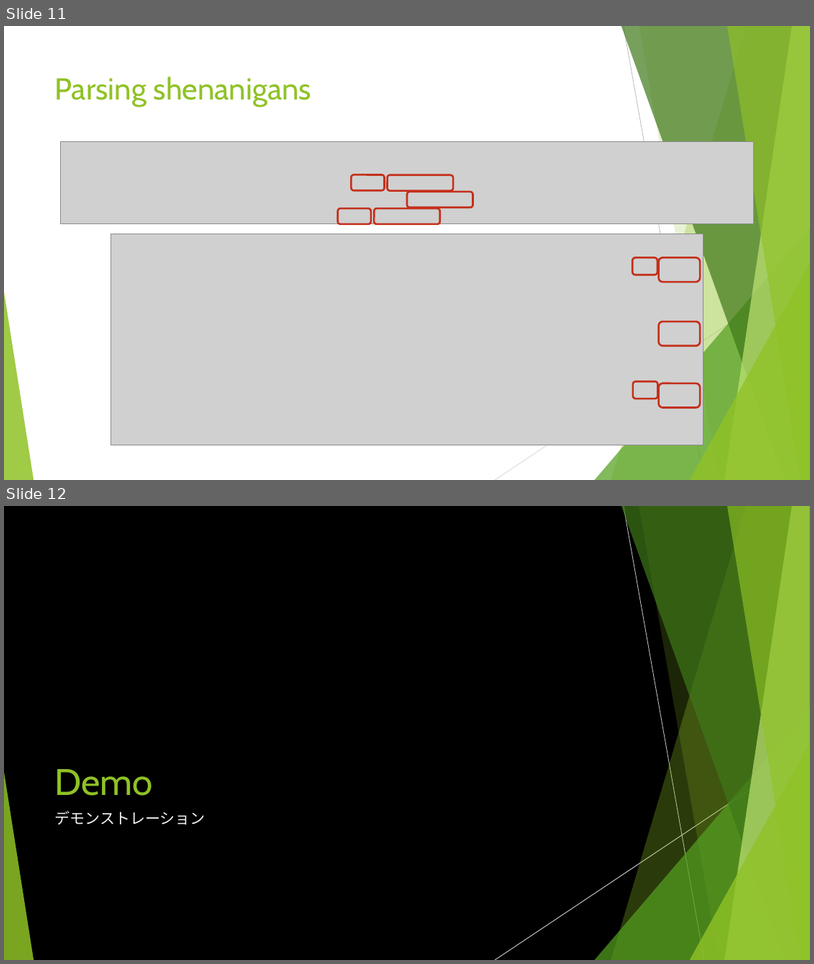
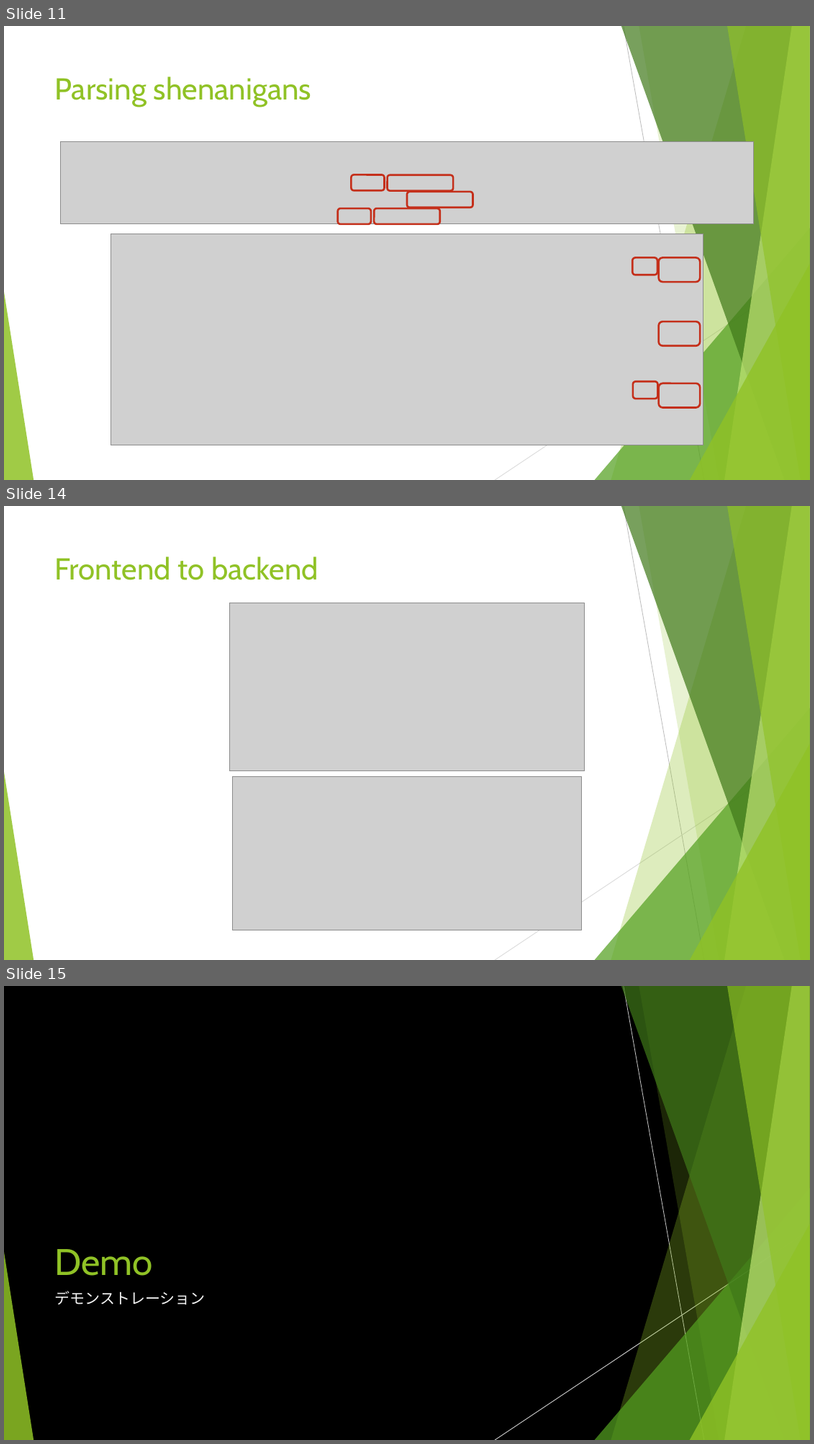
Before and after one commit to Exopi-Talent-Academy/Cereal_API_Rebekka, a slide deck: Cereal API Presentation.pptx. Shown one above the other, each under a label of ours: slides 11 and 12 before the commit, slides 11, 14 and 15 after it; the slides between them are not shown. The pictures are 814x964 and 814x1444 pixels, drawn with LibreOffice and Linux fonts; fonts in the diff are those of the drawing; grey boxes stand for pictures. Boxes give left, top, right and bottom in pixels: in the first picture for what was removed or moved away, otherwise in the second. Text is boxed around its words. In the diff, an @@ line names an element or a change of style, - is before the commit and + after.

```diff
--- a/Cereal API Presentation.pptx
+++ b/Cereal API Presentation.pptx
@@ slide 14 added at [4,506,810,960], background #FFFFFF; not listed: 10 template elements that a slide beside it also shows @@
@@ title added at [55,556,319,580], 36 pt, text #90C226 @@
+Frontend to backend
@@ picture added at [229,603,585,771] @@
@@ picture added at [233,777,581,930] @@
@@ what was slide 12 is now slide 15 @@
```
Also in this commit, not shown: 2 other slides added, 2 other files.
